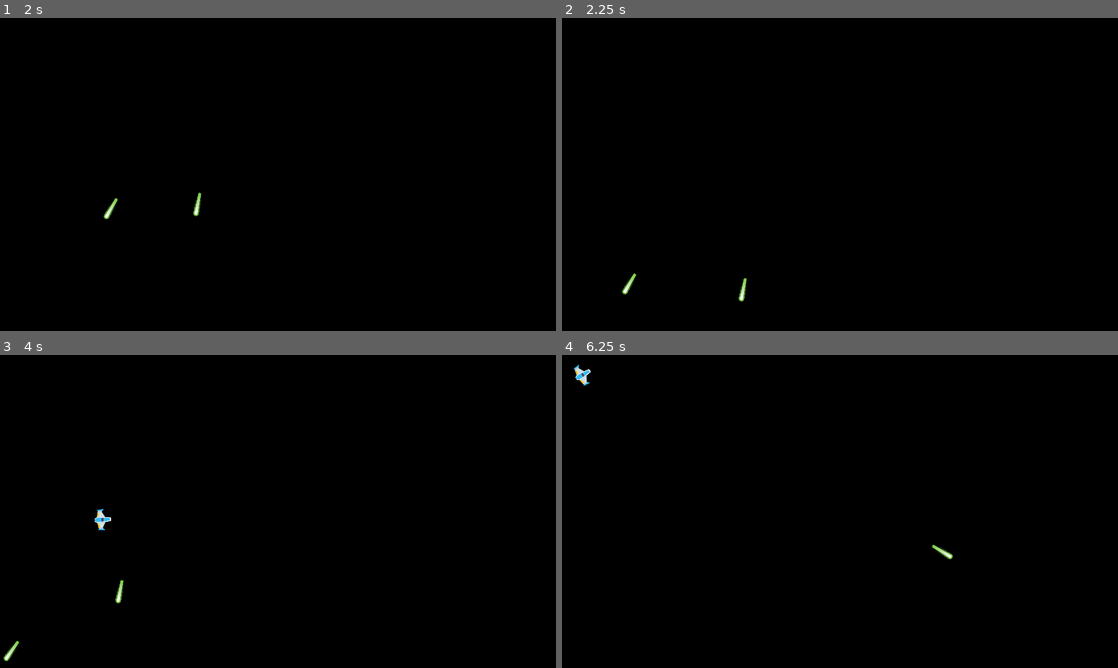
Above: before the commit, frames 1-4 (two rows, left to right).
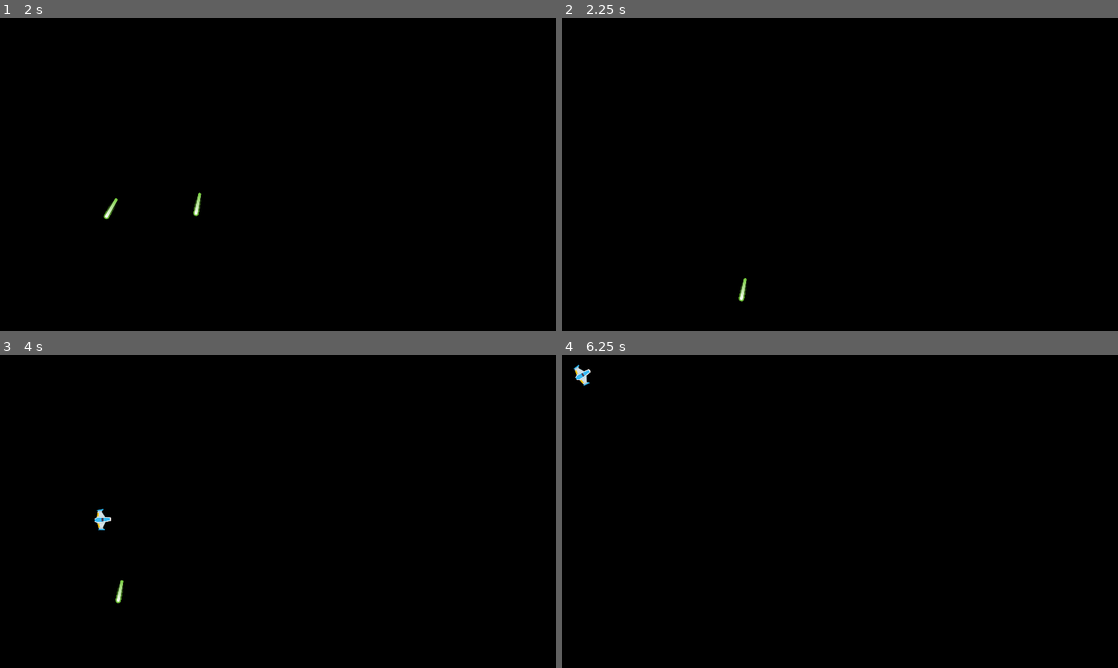
Above: after the commit, the same moments.

Repository: Korppi/AsteroidsClone
Game: Godot game, scene res://scenes/game/Game.tscn
The game is run twice, just before and just after one commit, with the same random seed, the same clock (stepped at 60 frames per second) and the same inputs. The project has no main scene, so this scene is started directly.
Inputs:
- Up to frame 1 (2 s): tap Enter at 0.5 s; hold D (turn_right) 0.53-1.28 s; tap Space (fire_laser) at 0.6, 1.25, 1.35 s; hold A (turn_left) from 1.28 s (still down)
- Up to frame 2 (2.25 s): release A (turn_left) at 2.03 s; hold D (turn_right) from 2.03 s (still down); tap Space (fire_laser) at 2.1 s
- Up to frame 3 (4 s): tap Enter at 2.75 s; release D (turn_right) at 2.78 s; hold W (move_forward) 2.78-3.53 s; tap Space (fire_laser) at 2.85, 3.6 s; hold A (turn_left) from 3.53 s (still down)
- Up to frame 4 (6.25 s): tap Space (fire_laser) at 4.35, 5.1, 5.85 s; release A (turn_left) at 5.78 s; hold D (turn_right) from 5.78 s (still down)

Frame 1 is identical in both runs. In frame 2, less than 0.1% of the frame differs, in the area x 10-14%, y 81-89%; in frame 3, less than 0.1%, in the area x 0-4%, y 91-98%; in frame 4, less than 0.1%.

Commit message:
timer is now smaller (so player cannot shoot his own ass)

Diff:
--- a/scenes/game/Laser/Laser.tscn
+++ b/scenes/game/Laser/Laser.tscn
@@ -20,7 +20,7 @@
 shape = SubResource( 1 )
 
 [node name="Timer" type="Timer" parent="."]
-wait_time = 2.0
+wait_time = 0.9
 one_shot = true
 
 [connection signal="timeout" from="Timer" to="." method="_on_Timer_timeout"]
